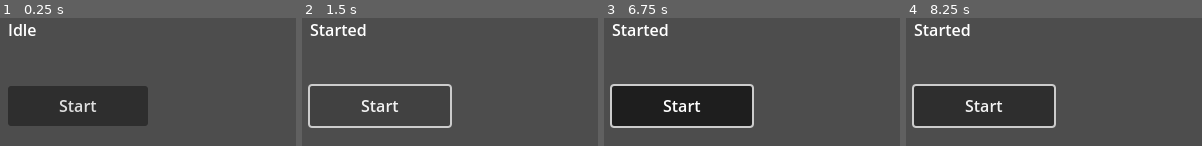
Above: before the commit, frames 1-4 (left to right).
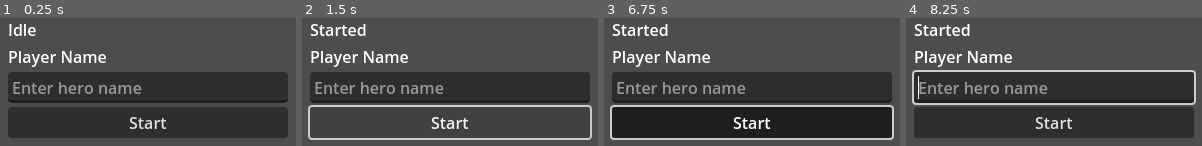
Above: after the commit, the same moments.

Repository: mewhhaha/godoteer
Game: Godot game, scene res://scenes/sample_app.tscn
The game is run twice, just before and just after one commit, with the same random seed, the same clock (stepped at 60 frames per second) and the same inputs.
Inputs (mouse positions are in pixels of both pictures, inside the frame that each line leads up to):
- Up to frame 1 (0.25 s): no input
- Up to frame 2 (1.5 s): click "Start" at 0.5 s; click "Start" at 1.25 s
- Up to frame 3 (6.75 s): click "Start" at 2 s; tap Enter at 2.75, 4.25, 5.75 s; move the mouse to (outside the picture) at 2.77 s; click (outside the picture) at 2.92 s; tap Space at 3.5, 5, 6.5 s; move the mouse to (outside the picture) at 3.52 s; click (outside the picture) at 3.67 s; move the mouse to (outside the picture) at 4.27 s; click (outside the picture) at 4.42 s; move the mouse to (outside the picture) at 5.02 s; click (outside the picture) at 5.17 s; move the mouse to (outside the picture) at 5.77 s; click (outside the picture) at 5.92 s; move the mouse to (698, 111) at 6.52 s; click (698, 111) at 6.67 s
- Up to frame 4 (8.25 s): move the mouse to (outside the picture) at 7.27 s; click (outside the picture) at 7.42 s; move the mouse to (1098, 75) at 8.02 s; click (1098, 75) at 8.17 s

The runs differ from the first frame. In frame 1, 37% of the frame differs, in the area x 2-98%, y 25-94%; in frame 2, 25%; in frame 3, 40%, in the area x 2-98%, y 25-96%; in frame 4, 40%.

Commit message:
Redefine Godoteer around accessibility-first queries
Today we did not iterate on tests. We reimagined how humans and machines meet inside Godot. This refactor moves Godoteer from node-name archaeology to accessibility-first queries, scoped locators, strict Testing Library-style cardinality, richer smoke coverage, and docs that teach the new contract with conviction.

Co-authored-by: Codex <noreply@openai.com>

Diff:
--- a/sample_project/scenes/sample_app.tscn
+++ b/sample_project/scenes/sample_app.tscn
@@ -11,18 +11,30 @@
 grow_vertical = 2
 script = ExtResource("1")
 
-[node name="StatusLabel" type="Label" parent="."]
+[node name="FormPanel" type="VBoxContainer" parent="."]
 layout_mode = 0
 offset_left = 40.0
 offset_top = 32.0
-offset_right = 280.0
-offset_bottom = 64.0
+offset_right = 320.0
+offset_bottom = 220.0
+
+[node name="StatusLabel" type="Label" parent="FormPanel"]
+layout_mode = 2
 text = "Idle"
+accessibility_description = "Current sample status"
 
-[node name="ActionButton" type="Button" parent="."]
-layout_mode = 0
-offset_left = 40.0
-offset_top = 100.0
-offset_right = 180.0
-offset_bottom = 140.0
+[node name="NameLabel" type="Label" parent="FormPanel"]
+layout_mode = 2
+text = "Player Name"
+
+[node name="NameInput" type="LineEdit" parent="FormPanel"]
+layout_mode = 2
+placeholder_text = "Enter hero name"
+accessibility_name = "Player Name"
+accessibility_description = "Type player name before starting"
+
+[node name="ActionButton" type="Button" parent="FormPanel"]
+layout_mode = 2
 text = "Start"
+accessibility_name = "Start"
+accessibility_description = "Starts sample flow"
--- a/sample_project/scripts/sample_app.gd
+++ b/sample_project/scripts/sample_app.gd
@@ -1,7 +1,7 @@
 extends Control
 
-@onready var status_label: Label = $StatusLabel
-@onready var action_button: Button = $ActionButton
+@onready var status_label: Label = $FormPanel/StatusLabel
+@onready var action_button: Button = $FormPanel/ActionButton
 
 
 func _ready() -> void:
@@ -9,4 +9,5 @@
 
 
 func _on_action_button_pressed() -> void:
+	await get_tree().create_timer(0.05).timeout
 	status_label.text = "Started"
--- a/sample_project/tests/smoke_test.gd
+++ b/sample_project/tests/smoke_test.gd
@@ -1,20 +1,64 @@
 extends "res://addons/godoteer_gd/test_case.gd"
 
+const SAMPLE_APP := preload("res://scenes/sample_app.tscn")
 
-func run(screen: GodoteerDriver) -> void:
-	var status = screen.get_by_name("StatusLabel")
-	var start_button = screen.get_by_role("button", "Start")
 
-	status.expect_exists("Idle label should exist")
-	status.expect_text("Idle", "Label should start idle")
-	start_button.expect_exists("Start button should exist")
+func test_accessibility_first_queries(driver: GodoteerDriver) -> void:
+	var screen := await driver.screen(SAMPLE_APP)
+	var form := screen.within(screen.get_by_node_name("FormPanel"))
+	var status := form.get_by_node_name("StatusLabel")
+	var start_button := form.get_by_role("button", {"name": "Start"})
+	var name_field := form.get_by_role("textbox", {"name": "Player Name"})
+	var label_field := form.get_by_label_text("Player Name")
+	var placeholder_field := form.get_by_placeholder_text("Enter hero name")
 
+	status.expect_text("Idle", "Status should start idle")
+	start_button.expect_exists("Start button should resolve by role and accessible name")
+	expect_equal(name_field.node(), label_field.node(), "Role and label query should find same input")
+	expect_equal(name_field.node(), placeholder_field.node(), "Placeholder query should find same input")
+	screen.expect_accessible_name(start_button, "Start")
+	screen.expect_accessible_description(start_button, "Starts sample flow")
+	screen.expect_accessible_description(status, "Current sample status")
+	screen.screen_reader_supported()
+	screen.screen_reader_active()
+
+
+func test_click_updates_visible_text_with_find(driver: GodoteerDriver) -> void:
+	var screen := await driver.screen(SAMPLE_APP)
+	var form := screen.within(screen.get_by_node_name("FormPanel"))
+	var start_button := form.get_by_role("button", {"name": "Start"})
+
+	screen.get_by_text("Idle").expect_exists("Idle text should be visible before click")
+	await screen.move_mouse_between(Vector2(0, 0), Vector2(120, 120), 0.05, 6)
 	await start_button.click()
 
-	var changed := await status.wait_for_text("Started", 2.0, 1, "Status label never changed to Started")
-	expect_true(changed, "wait_until should succeed")
-	status.expect_text("Started", "Button click should update label")
+	var started := await screen.find_by_text("Started")
+	expect_not_null(started, "find_by_text should wait for delayed Started text")
+	started.expect_text("Started", "Visible text should update after click")
 
+
+func test_query_returns_null_for_zero_matches(driver: GodoteerDriver) -> void:
+	var screen := await driver.screen(SAMPLE_APP)
+	var missing := screen.query_by_text("Nope")
+
+	expect_equal(missing, null, "query_by_text should return null on zero matches")
+	expect_equal(drain_failures().size(), 0, "query_by_text zero matches should not record failure")
+
+
+func test_get_records_failure_for_zero_matches(driver: GodoteerDriver) -> void:
+	var screen := await driver.screen(SAMPLE_APP)
+	set_failures_quiet(true)
+	var missing := screen.get_by_text("Nope")
+	set_failures_quiet(false)
+	var failures := drain_failures()
+
+	expect_equal(missing, null, "get_by_text should return null when it records failure")
+	expect_equal(failures.size(), 1, "get_by_text zero matches should record exactly one failure")
+	expect_true(str(failures[0]).contains("get_by_text"), "Failure should mention strict get_by_text lookup")
+
+
+func test_windowed_screenshot_if_available(driver: GodoteerDriver) -> void:
+	var screen := await driver.screen(SAMPLE_APP)
 	if screen.can_screenshot():
 		var screenshot_path := screen.screenshot("smoke.png")
 		expect_true(FileAccess.file_exists(screenshot_path), "Screenshot should exist on disk")
Not shown, changed: sample_project/addons/godoteer_gd/driver.gd
Not shown, changed: sample_project/addons/godoteer_gd/locator.gd
Not shown, changed: sample_project/addons/godoteer_gd/runner.gd
Not shown, added: sample_project/addons/godoteer_gd/screen.gd
Not shown, changed: sample_project/addons/godoteer_gd/test_case.gd
Not shown, changed: README.md
Not shown, changed: docs/SKILL.md
Not shown, changed: docs/references/api-surface.md
Not shown, changed: docs/references/caveats.md
Not shown, changed: docs/references/repo-map.md
Not shown, changed: docs/references/testing-runbook.md
